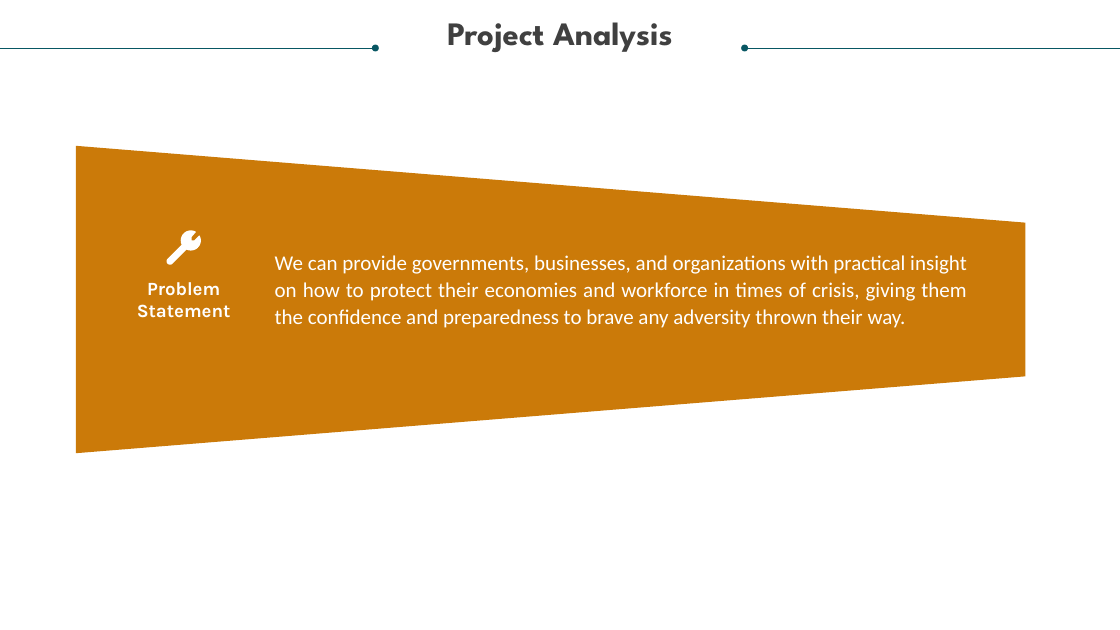
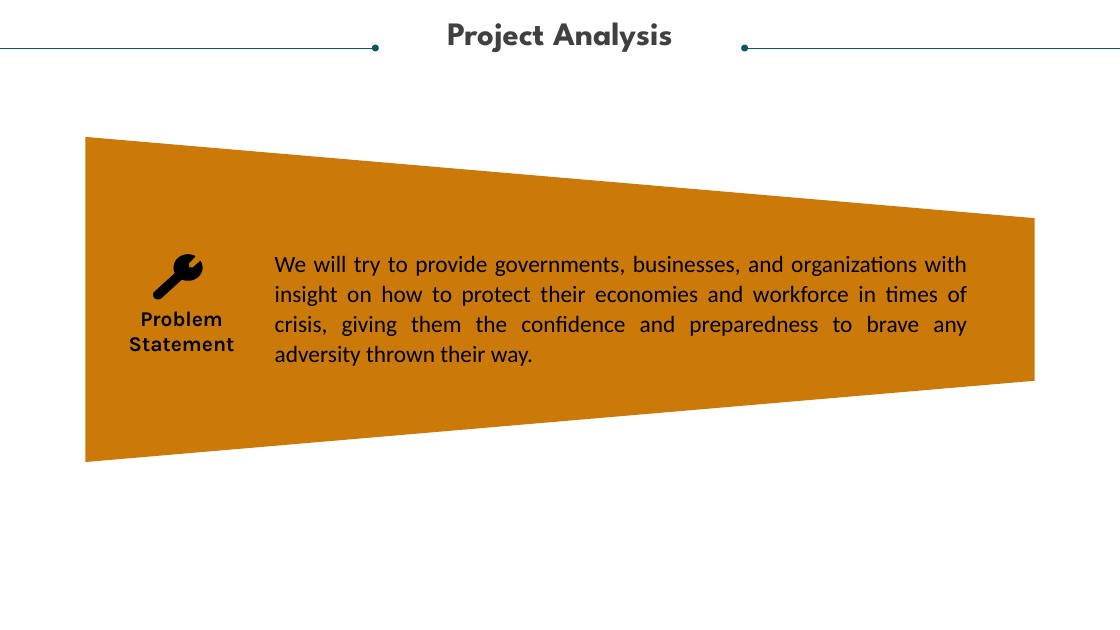
Before and after one commit to Deepsheta/Covid--19-descriptive-Analysis-for-resolving-a-potential-crisis, a slide deck: slide 5 of Covid 19 Resolving a Potential Crisis.pptx. Drawn at 1120x630 pixels with LibreOffice and Linux fonts; fonts in the diff are those of the drawing. Boxes give left, top, right and bottom in pixels: in the first picture for what was removed or moved away, otherwise in the second. Text is boxed around its words. In the diff, an @@ line names an element or a change of style, - is before the commit and + after.

```diff
--- a/Covid 19 Resolving a Potential Crisis.pptx
+++ b/Covid 19 Resolving a Potential Crisis.pptx
@@ trapezoid: place and size @@
-trapezoid at box(76, 145, 1026, 453)
+trapezoid at box(85, 137, 1035, 462)
@@ freeform shape: place and size @@
-freeform shape at box(166, 230, 201, 265)
+freeform shape at box(153, 255, 202, 300)
@@ freeform shape at box(153, 255, 202, 300): fill #FFFFFF to #000000 @@
@@ text at box(275, 255, 967, 366): text changed; size 18 to 20 pt; text colour #FFFFFF to #000000 @@
-We can provide governments, businesses, and organizations with practical insight on how to protect their economies and workforce in times of crisis, giving them the confidence and preparedness to brave any adversity thrown their way.
+We will try to provide governments, businesses, and organizations with insight on how to protect their economies and workforce in times of crisis, giving them the confidence and preparedness to brave any adversity thrown their way.
@@ text "Problem Statement": place and size @@
-text "Problem Statement" at box(137, 282, 231, 318)
+text "Problem Statement" at box(129, 311, 235, 352)
@@ text "Problem Statement" at box(129, 311, 235, 352): size 16 to 18 pt, text colour #FFFFFF to #000000 @@
```
Also in this commit, not shown: 8 other slides changed, 8 slides added, 2 other files.
